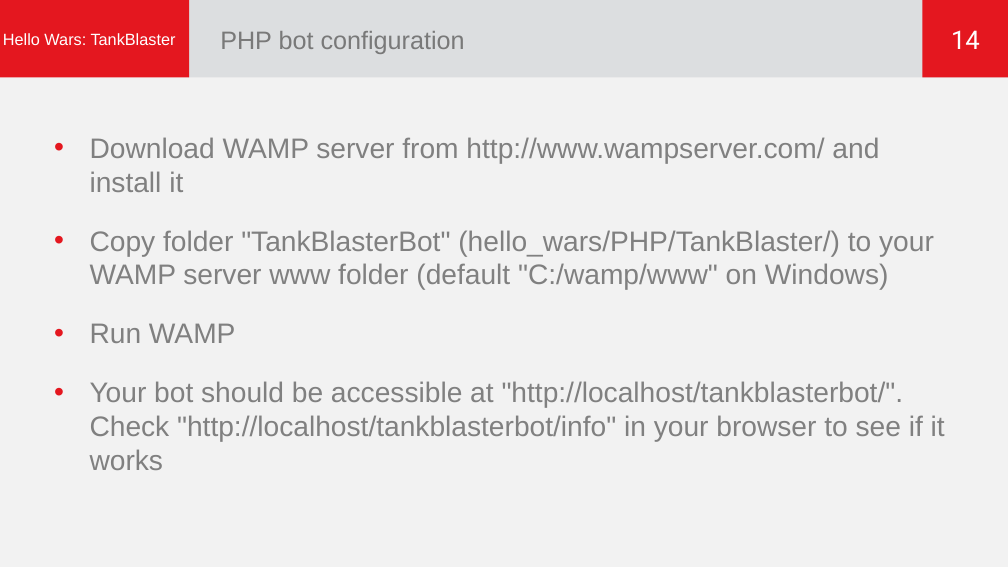
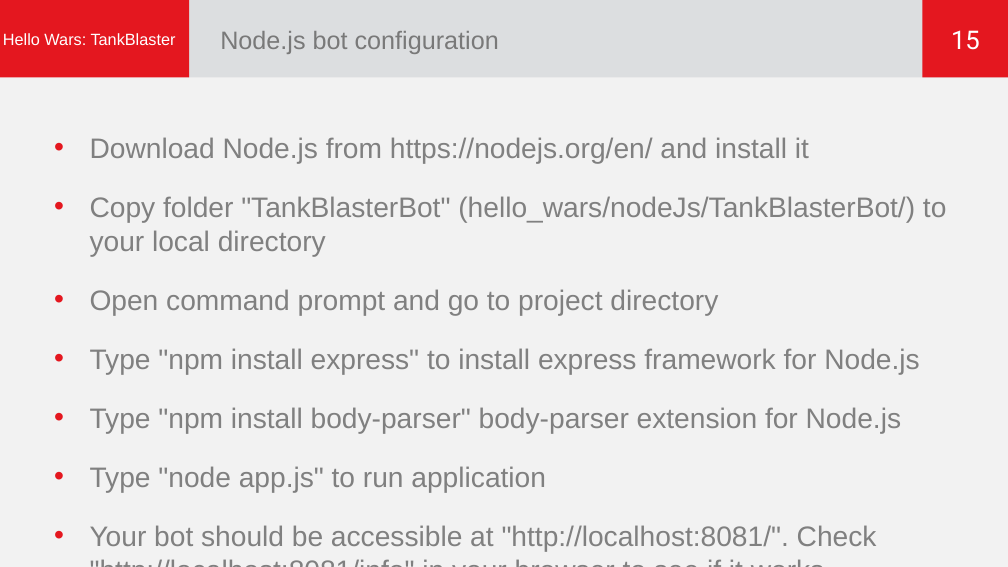
Before and after one commit to michalczerwinski/hello_wars, a slide deck: slide 15 of Documentation/HelloWars - TankBlaster.pptx (slide 14 before the commit). Drawn at 1008x567 pixels with LibreOffice and Linux fonts; fonts in the diff are those of the drawing. Boxes give left, top, right and bottom in pixels: in the first picture for what was removed or moved away, otherwise in the second. Text is boxed around its words. In the diff, an @@ line names an element or a change of style, - is before the commit and + after.

Commit message:
Sample TankBlaster bot in Node.js

```diff
--- a/Documentation/HelloWars - TankBlaster.pptx
+++ b/Documentation/HelloWars - TankBlaster.pptx
@@ title at (x1=220, y1=31, x2=499, y2=54): text changed @@
-PHP bot configuration
+Node.js bot configuration
@@ page number at (x1=951, y1=30, x2=980, y2=50): text changed @@
-14
+15
@@ text at (x1=90, y1=137, x2=946, y2=546): text changed @@
-• Download WAMP server from http://www.wampserver.com/ and install it
-• Copy folder "TankBlasterBot" (hello_wars/PHP/TankBlaster/) to your WAMP server www folder (default "C:/wamp/www" on Windows)
-• Run WAMP
-• Your bot should be accessible at "http://localhost/tankblasterbot/". Check "http://localhost/tankblasterbot/info" in your browser to see if it works
+• Download Node.js from https://nodejs.org/en/ and install it
+• Copy folder "TankBlasterBot" (hello_wars/nodeJs/TankBlasterBot/) to your local directory
+• Open command prompt and go to project directory
+• Type "npm install express" to install express framework for Node.js
+• Type "npm install body-parser" body-parser extension for Node.js
+• Type "node app.js" to run application
+• Your bot should be accessible at "http://localhost:8081/". Check "http://localhost:8081/info" in your browser to see if it works
```
Also in this commit, not shown: 4 other files.
